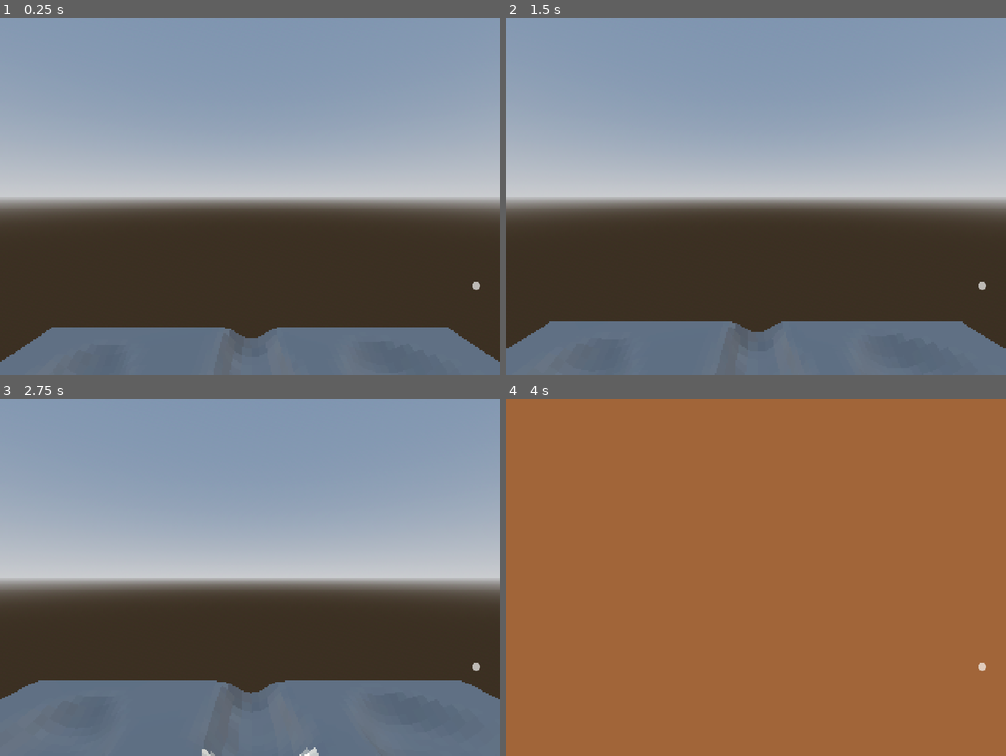
Above: before the commit, frames 1-4 (two rows, left to right).
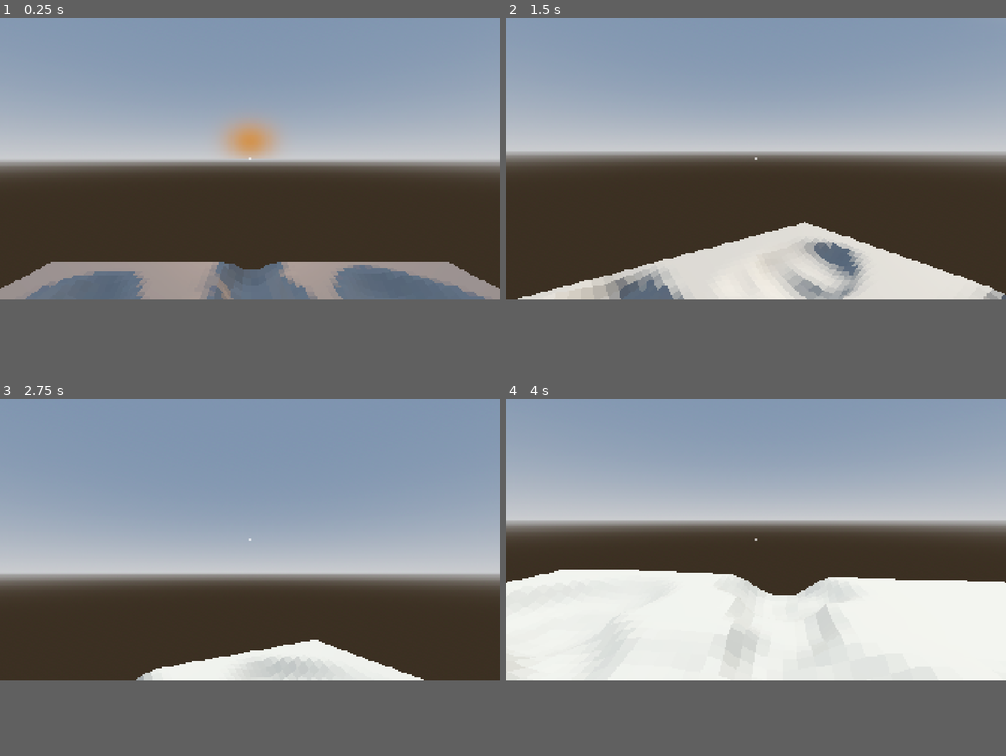
Above: after the commit, the same moments.

Repository: Octoan1/Respawn-Game-Jam-2025
Game: Godot game, scene res://scenes/main.tscn
Same seed, same stepped clock (60 frames per second), same inputs: the game is played once before the commit and once after it.
Inputs (mouse positions are in pixels of both pictures, inside the frame that each line leads up to):
- Up to frame 1 (0.25 s): no input
- Up to frame 2 (1.5 s): tap Enter at 0.5 s; move the mouse to (781, 196) at 0.52 s; hold W (move_forward) from 0.53 s (still down); click (781, 196) at 0.6 s; tap Space (jump) at 0.77 s; move the mouse to (731, 196) at 1.27 s; click (731, 196) at 1.35 s
- Up to frame 3 (2.75 s): keep holding W (move_forward); tap Space (jump) at 1.52 s; move the mouse to (260, 570) at 2.02 s; click (260, 570) at 2.1 s
- Up to frame 4 (4 s): keep holding W (move_forward); move the mouse to (751, 584) at 2.77 s; click (751, 584) at 2.85 s; tap Space (jump) at 3.02, 3.77 s; move the mouse to (791, 581) at 3.52 s; click (791, 581) at 3.6 s
In our replay, the window is 800x571 before the commit and 800x450 after it. These sizes can differ from the game's own. Grey fills any space a smaller window leaves; there, only what the larger window draws over its background counts as a difference.

The runs differ from the first frame. In frame 1, 38% of the frame differs, in the area x 0-100%, y 27-97%; in frame 2, 42%; in frame 3, 9.4%; in frame 4, 79%, in the area x 0-100%, y 0-79%.

Commit message:
Reset and sunrise/sunset added

Diff:
--- a/project.godot
+++ b/project.godot
@@ -22,8 +22,8 @@
 
 [display]
 
-window/size/viewport_width=1008
-window/size/viewport_height=720
+window/size/viewport_width=1920
+window/size/viewport_height=1080
 window/size/mode=3
 window/stretch/mode="canvas_items"
 
--- a/scenes/main.tscn
+++ b/scenes/main.tscn
@@ -1,7 +1,9 @@
-[gd_scene load_steps=20 format=3 uid="uid://b8k07vwbcoo4v"]
+[gd_scene load_steps=21 format=3 uid="uid://b8k07vwbcoo4v"]
 
 [ext_resource type="PackedScene" uid="uid://blehgd713ihr" path="res://scenes/player/player.tscn" id="1_o5qli"]
 [ext_resource type="Script" uid="uid://rp88fv7e3vcy" path="res://scripts/sun.gd" id="1_tbgi4"]
+[ext_resource type="Script" uid="uid://r2wqyo83o31q" path="res://scripts/reset_manager.gd" id="2_85g3d"]
+[ext_resource type="Script" uid="uid://soqf1r4ntq6" path="res://scenes/moon.gd" id="3_o6xl0"]
 [ext_resource type="PackedScene" path="res://scenes/floor.tscn" id="3_tipki"]
 [ext_resource type="PackedScene" path="res://scenes/box_test.tscn" id="4_tipki"]
 [ext_resource type="PackedScene" uid="uid://i8p0bkkwa0ot" path="res://scenes/environment/props/obelisk.tscn" id="5_tefeu"]
@@ -46,15 +48,15 @@
 [sub_resource type="ViewportTexture" id="ViewportTexture_tipki"]
 viewport_path = NodePath("Objects/PlayerPostProcess/PostProcessViewport")
 
+[sub_resource type="StandardMaterial3D" id="StandardMaterial3D_choun"]
+albedo_color = Color(0.8509804, 0.8509804, 0.8509804, 1)
+
 [sub_resource type="SphereMesh" id="SphereMesh_tipki"]
+material = SubResource("StandardMaterial3D_choun")
 
 [sub_resource type="StandardMaterial3D" id="StandardMaterial3D_85g3d"]
 shading_mode = 0
 albedo_color = Color(0.8509804, 0.8509804, 0.8509804, 1)
-
-[sub_resource type="GDScript" id="GDScript_85g3d"]
-script/source = "extends MeshInstance3D
-"
 
 [sub_resource type="ProceduralSkyMaterial" id="ProceduralSkyMaterial_o5qli"]
 sky_horizon_color = Color(0.66224277, 0.6717428, 0.6867428, 1)
@@ -68,10 +70,6 @@
 sky = SubResource("Sky_o5qli")
 tonemap_mode = 2
 glow_enabled = true
-
-[sub_resource type="GDScript" id="GDScript_tipki"]
-script/source = "extends Node
-"
 
 [node name="Main" type="Node3D"]
 script = SubResource("GDScript_tbgi4")
@@ -96,18 +94,36 @@
 render_target_update_mode = 4
 
 [node name="Player" parent="Objects/PlayerPostProcess/PostProcessViewport" instance=ExtResource("1_o5qli")]
-transform = Transform3D(1, 0, 0, 0, 1, 0, 0, 0, 1, 0, 139.13243, 26.361855)
+transform = Transform3D(1, 0, 0, 0, 1, 0, 0, 0, 1, -0.00060248375, 139.12383, 26.361723)
+
+[node name="ResetManager" type="Node" parent="Objects/PlayerPostProcess"]
+script = ExtResource("2_85g3d")
+player_path = NodePath("../PostProcessViewport/Player")
+start_position = Vector3(0, 100, 0)
+
+[node name="CanvasLayer" type="CanvasLayer" parent="Objects/PlayerPostProcess/ResetManager"]
+
+[node name="FadeOverlay" type="ColorRect" parent="Objects/PlayerPostProcess/ResetManager/CanvasLayer"]
+modulate = Color(1, 1, 1, 0)
+anchors_preset = -1
+anchor_bottom = 0.053000003
+offset_right = 1920.0
+offset_bottom = 1022.76
+mouse_filter = 2
+color = Color(0, 0, 0, 1)
 
 [node name="Sun" type="DirectionalLight3D" parent="Objects"]
 transform = Transform3D(1, 0, 0, 0, -0.9774491, 0.21117117, 0, -0.21117117, -0.9774491, 0.68523884, 2.824976, -10.557611)
 shadow_enabled = true
 script = ExtResource("1_tbgi4")
-sun_angle_offset = 90.0
+sun_angle_offset = 180.0
 
 [node name="Moon" type="MeshInstance3D" parent="Objects"]
 mesh = SubResource("SphereMesh_tipki")
 surface_material_override/0 = SubResource("StandardMaterial3D_85g3d")
-script = SubResource("GDScript_85g3d")
+script = ExtResource("3_o6xl0")
+moon_distance = 400.0
+moon_size = 50.0
 
 [node name="WorldEnvironment" type="WorldEnvironment" parent="Objects"]
 environment = SubResource("Environment_sugp2")
@@ -125,6 +141,7 @@
 
 [node name="Pyramid" parent="Objects" instance=ExtResource("7_tipki")]
 transform = Transform3D(1, 0, 0, 0, 1, 0, 0, 0, 1, 0, -11.227113, 0)
+visible = false
 
 [node name="UI" type="Node" parent="."]
 
@@ -146,39 +163,28 @@
 
 [node name="Crosshair" type="Control" parent="UI"]
 layout_mode = 3
-anchors_preset = 15
-anchor_right = 1.0
-anchor_bottom = 1.0
-grow_horizontal = 2
-grow_vertical = 2
-mouse_filter = 1
-
-[node name="ResetManager" type="Node" parent="UI/Crosshair"]
-script = SubResource("GDScript_tipki")
-
-[node name="CanvasLayer" type="CanvasLayer" parent="UI/Crosshair/ResetManager"]
-
-[node name="FadeOverlay" type="ColorRect" parent="UI/Crosshair/ResetManager/CanvasLayer"]
-modulate = Color(1, 1, 1, 0)
-anchors_preset = -1
-anchor_bottom = 0.053000003
-offset_right = 1930.0
-offset_bottom = 1035.76
-color = Color(0, 0, 0, 1)
-
-[node name="TextureRect" type="TextureRect" parent="UI/Crosshair/ResetManager/CanvasLayer"]
-self_modulate = Color(1, 1, 1, 0.6666667)
 anchors_preset = 8
 anchor_left = 0.5
 anchor_top = 0.5
 anchor_right = 0.5
 anchor_bottom = 0.5
-offset_left = 448.0
-offset_top = 172.0
-offset_right = 464.0
-offset_bottom = 188.0
+grow_horizontal = 2
+grow_vertical = 2
+mouse_filter = 1
+
+[node name="TextureRect" type="TextureRect" parent="UI/Crosshair"]
+self_modulate = Color(1, 1, 1, 0.6666667)
+layout_mode = 1
+anchors_preset = 8
+anchor_left = 0.5
+anchor_top = 0.5
+anchor_right = 0.5
+anchor_bottom = 0.5
+offset_left = -8.0
+offset_top = -8.0
+offset_right = 8.0
+offset_bottom = 8.0
 grow_horizontal = 2
 grow_vertical = 2
 texture = ExtResource("6_o6xl0")
-stretch_mode = 3
-metadata/_edit_use_anchors_ = true
+stretch_mode = 1
--- a/scenes/moon.gd
+++ b/scenes/moon.gd
@@ -29,7 +29,10 @@
 	global_position = Vector3(0, height, forward)
 
 	# Smoothly fade visibility based on sun position
-	var night_factor = clamp(abs(cos(deg_to_rad(sun_angle_deg))), 0.5, 1.0)
+	var night_factor = clamp(abs(cos(deg_to_rad(sun_angle_deg))), 0.8, 1.0)
 	material_override.albedo_color = base_color * night_factor * max_brightness
 
-	visible = height > 0
+	if(t < 1 or t > 11):
+		visible = true
+	else:
+		visible = false
--- a/scripts/reset_manager.gd
+++ b/scripts/reset_manager.gd
@@ -9,6 +9,8 @@
 
 @export var start_position : Vector3
 
+@export var on : bool
+
 var is_fading_out = false
 var is_fading_in = false
 var fade_progress = 0.0
@@ -16,25 +18,26 @@
 
 func _process(delta: float) -> void:
 	# Check if it's time to reset the day
-	if not day_resetting and GlobalTime.time_of_day >= reset_time:
-		start_day_reset()
+	if(on):
+		if not day_resetting and GlobalTime.time_of_day >= reset_time:
+			start_day_reset()
 
-	# Handle fading
-	if is_fading_out:
-		fade_progress += delta * fade_speed
-		fade_overlay.modulate.a = clamp(fade_progress, 0.0, 1.0)
-		if fade_progress >= 1.0:
-			is_fading_out = false
-			perform_reset()
-			is_fading_in = true
-			fade_progress = 1.0
+		# Handle fading
+		if is_fading_out:
+			fade_progress += delta * fade_speed
+			fade_overlay.modulate.a = clamp(fade_progress, 0.0, 1.0)
+			if fade_progress >= 1.0:
+				is_fading_out = false
+				perform_reset()
+				is_fading_in = true
+				fade_progress = 1.0
 
-	elif is_fading_in:
-		fade_progress -= delta * fade_speed
-		fade_overlay.modulate.a = clamp(fade_progress, 0.0, 1.0)
-		if fade_progress <= 0.0:
-			is_fading_in = false
-			day_resetting = false
+		elif is_fading_in:
+			fade_progress -= delta * fade_speed
+			fade_overlay.modulate.a = clamp(fade_progress, 0.0, 1.0)
+			if fade_progress <= 0.0:
+				is_fading_in = false
+				day_resetting = false
 
 
 func start_day_reset() -> void:
@@ -52,7 +55,7 @@
 	# Reset player position
 	if player:
 		player.global_position = start_position
-		player.look_at(Vector3(0, 0, -1), Vector3.UP)
+		player.look_at(player.global_position - Vector3(0, 0, 1), Vector3.UP)
 
 		var neck = player.get_node_or_null("Neck")
 		if neck:
